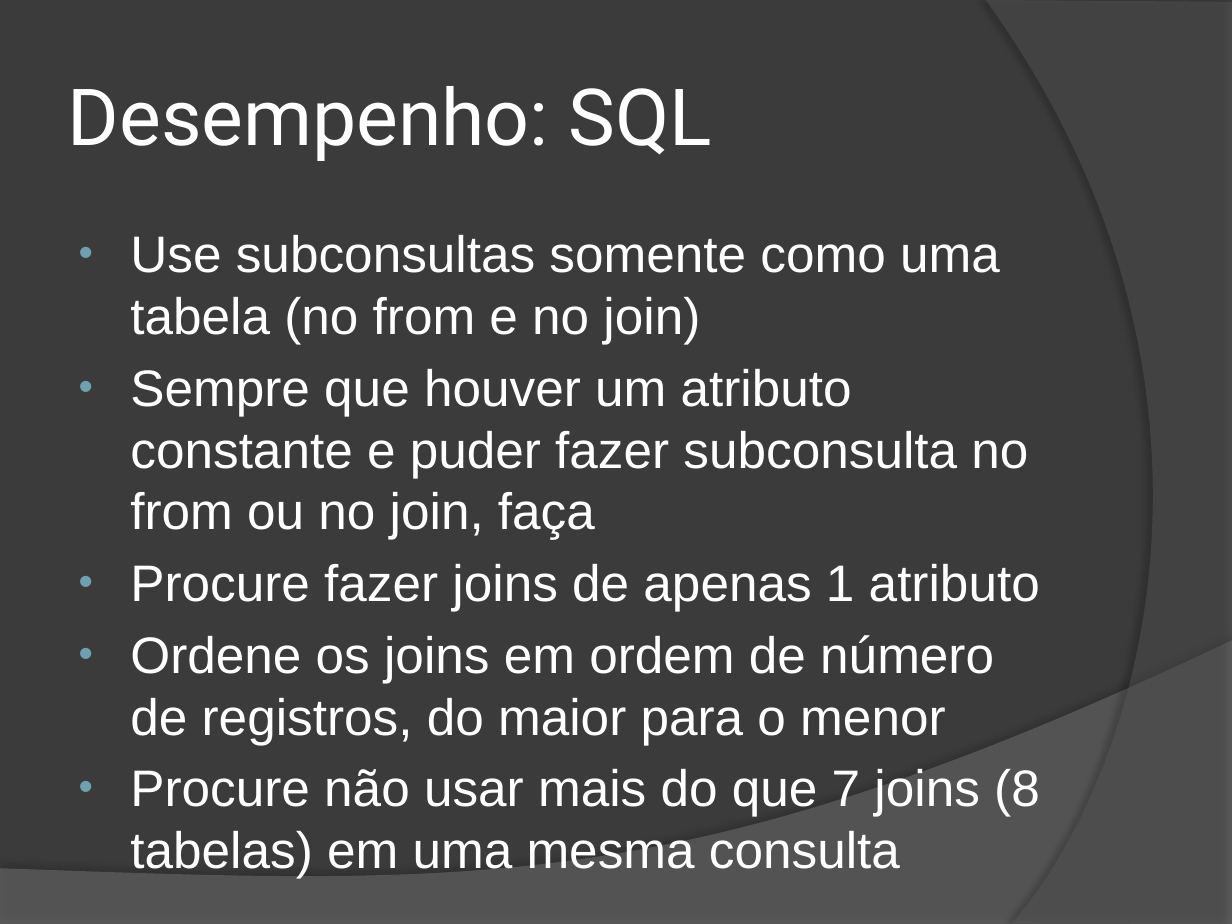
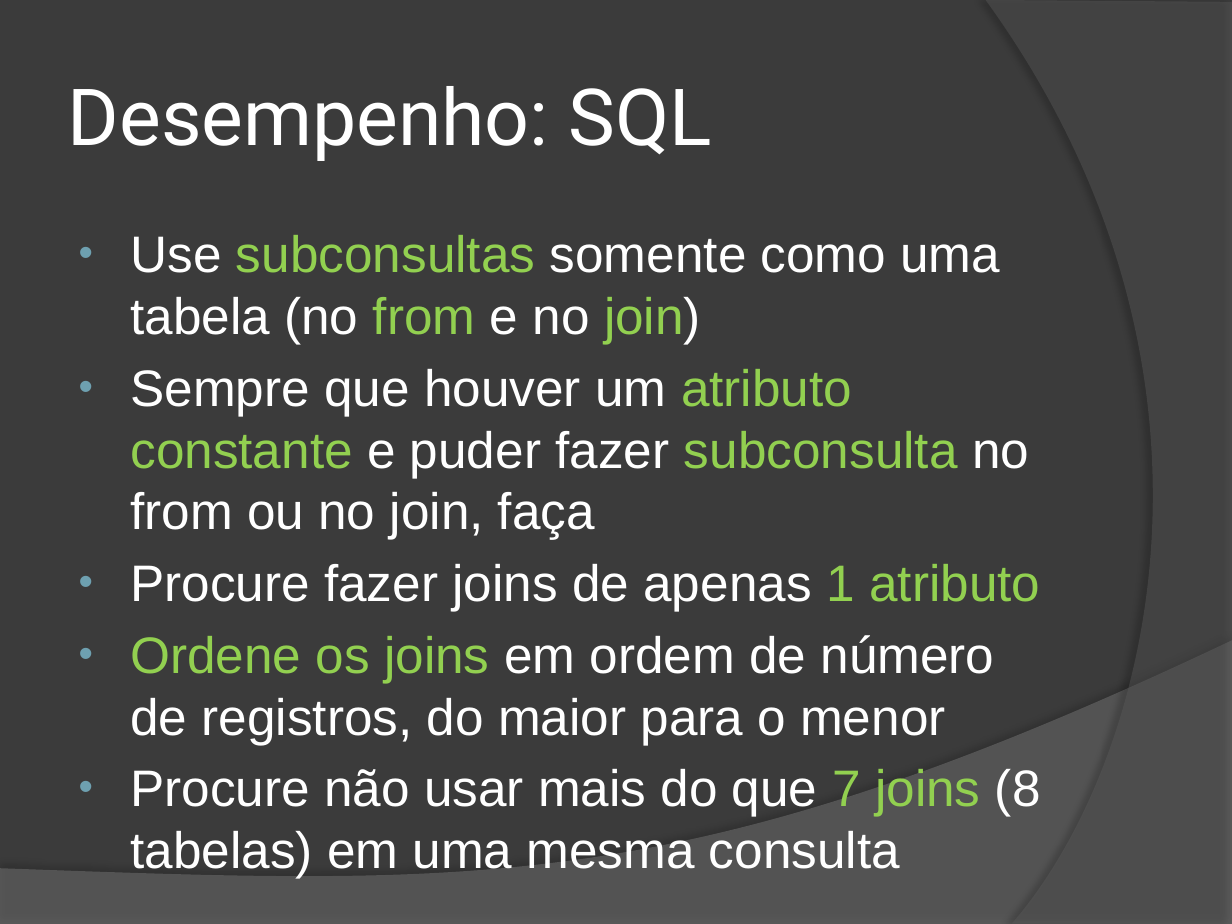
Before and after one commit to wind39/wind39.github.io, a slide deck: slide 27 of curso/modulo3capitulo5.pptx. Drawn at 1232x924 pixels with LibreOffice and Linux fonts; fonts in the diff are those of the drawing. Boxes give left, top, right and bottom in pixels: in the first picture for what was removed or moved away, otherwise in the second. Text is boxed around its words. In the diff, an @@ line names an element or a change of style, - is before the commit and + after.

```diff
--- a/curso/modulo3capitulo5.pptx
+++ b/curso/modulo3capitulo5.pptx
@@ text "Use subconsultas somente como uma ..." at <box>130,235,1041,816</box>: text colour #FFFFFF to #92D050 in "subconsultas from join)", "atributo constante subconsulta", "1 atributo", "Ordene os joins" and 1 more places @@
```
Also in this commit, not shown: 5 other slides changed, 12 slides added, 1 other file.
